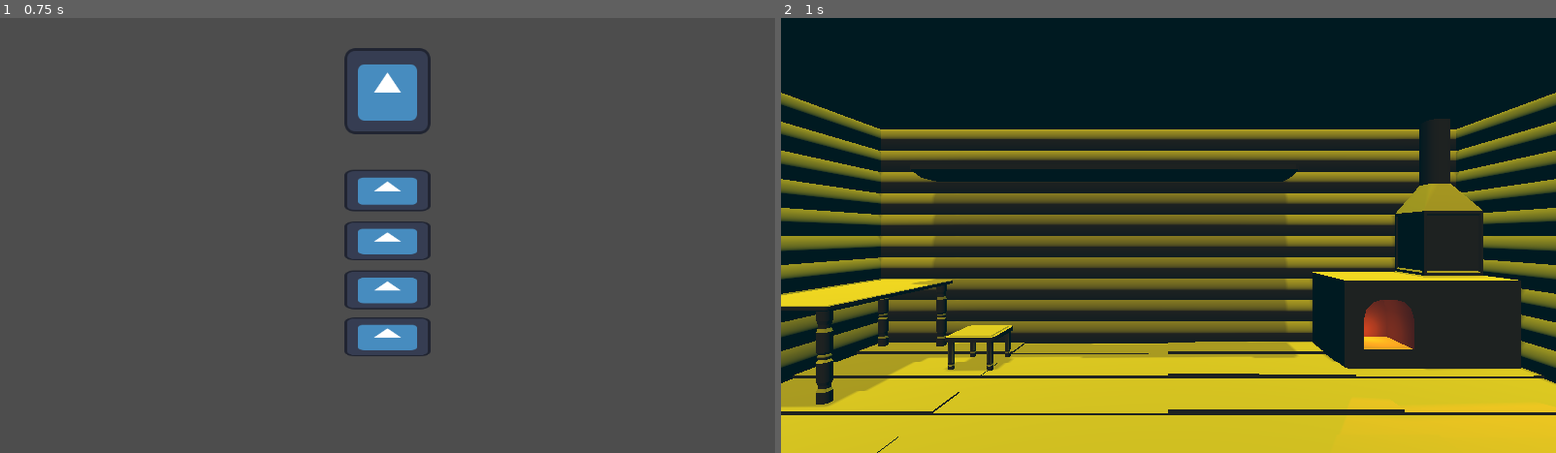
Above: before the commit, frames 1-2 (left to right).
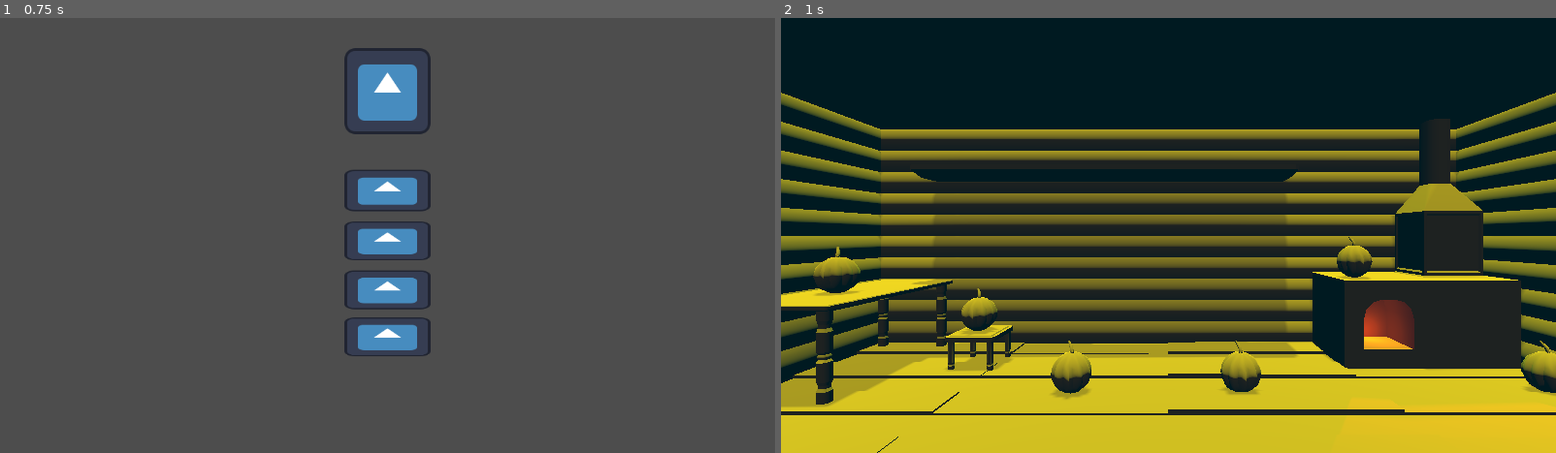
Above: after the commit, the same moments.

Repository: gshadows/natalie-and-1000-devils
Game: Godot game, scene res://main.tscn
The game is run twice, just before and just after one commit, with the same random seed, the same clock (stepped at 60 frames per second) and the same inputs. The engine's default icon, where the game draws it, is replaced by a stand-in: a white triangle on a blue panel in a dark square.
Inputs (mouse positions are in pixels of both pictures, inside the frame that each line leads up to):
- Up to frame 1 (0.75 s): click (387, 192) at 0.5 s
- Up to frame 2 (1 s): no input

Frame 1 is identical in both runs. In frame 2, 2.1% of the frame differs, in the area x 4-100%, y 50-88%.

Commit message:
Add pumpkin script, animation and setup on scene. Fix origins.

Diff:
--- /dev/null
+++ b/game/level.gd
@@ -0,0 +1,15 @@
+extends Node3D
+
+@export var shelf_left: Node3D
+@export var shelf_right: Node3D
+@export var markers: Array[Node3D]
+
+@onready var _pumpkin_scene := preload("res://items/pumpkin.tscn")
+@onready var _pumpkins := $Pumpkins
+
+
+func _ready() -> void:
+	for marker in markers:
+		var p: Node3D = _pumpkin_scene.instantiate()
+		p.global_position = marker.global_position
+		_pumpkins.add_child(p)
--- a/game/level_01.tscn
+++ b/game/level_01.tscn
@@ -1,6 +1,7 @@
-[gd_scene load_steps=7 format=3 uid="uid://cnkus4ajhmk00"]
+[gd_scene load_steps=8 format=3 uid="uid://cnkus4ajhmk00"]
 
 [ext_resource type="PackedScene" uid="uid://cg3p8nmbiam78" path="res://models/room-1.glb" id="1_7rcfw"]
+[ext_resource type="Script" path="res://game/level.gd" id="1_xxclm"]
 [ext_resource type="PackedScene" uid="uid://s0iwctpb8jrw" path="res://models/stove.glb" id="2_gy0k6"]
 [ext_resource type="PackedScene" uid="uid://bwel2dcdja5yt" path="res://models/table.glb" id="3_2h2r5"]
 [ext_resource type="PackedScene" uid="uid://0f7ly3hyiqd" path="res://models/tabouret.glb" id="4_21vo0"]
@@ -11,8 +12,12 @@
 ambient_light_color = Color(0.00784314, 0.101961, 0.129412, 1)
 reflected_light_source = 1
 
-[node name="Level-01" type="Node3D"]
+[node name="Level-01" type="Node3D" node_paths=PackedStringArray("shelf_left", "shelf_right", "markers")]
 transform = Transform3D(1, 0, 0, 0, 1, 0, 0, 0, 1, 0, 0, 0.761632)
+script = ExtResource("1_xxclm")
+shelf_left = NodePath("Markers/JarLeft")
+shelf_right = NodePath("Markers/JarRight")
+markers = [NodePath("Markers/Pump1"), NodePath("Markers/Pump2"), NodePath("Markers/Pump3"), NodePath("Markers/Pump4"), NodePath("Markers/Pump5"), NodePath("Markers/Pump6")]
 
 [node name="Statics" type="Node3D" parent="."]
 metadata/_edit_group_ = true
@@ -83,3 +88,5 @@
 
 [node name="Pump6" type="Marker3D" parent="Markers"]
 transform = Transform3D(1, 0, 0, 0, 1, 0, 0, 0, 1, 0.705706, -0.02127, 0.359028)
+
+[node name="Pumpkins" type="Node" parent="."]
--- /dev/null
+++ b/items/pumpkin.gd
@@ -0,0 +1,57 @@
+extends Node3D
+
+signal finished
+
+@onready var _snd_shake = preload("res://audio/MenuClick-fs-448080.wav")
+@onready var _snd_bite = preload("res://audio/MenuHover-fs-420615.wav")
+
+@onready var _anim = $AnimationPlayer
+@onready var _sfx = $AudioStreamPlayer
+
+var _active := false
+var _period_ms := 0.0
+var _next_bite_time: int
+var _size_left = 3
+
+
+func _play(stream: AudioStream):
+	_sfx.stream = stream
+	_sfx.play()
+
+
+func activate_devil(period_ms: int) -> void:
+	_period_ms = period_ms
+	_play(_snd_shake)
+	_devil_wait()
+	_active = true
+
+
+func _devil_wait() -> void:
+	_next_bite_time = Time.get_ticks_msec() + _period_ms
+	_anim.play("shake")
+
+
+func _process(delta: float) -> void:
+	if not _active: return
+	if Time.get_ticks_msec() <= _next_bite_time: return
+	_do_bite()
+
+
+func _do_bite() -> void:
+	_size_left -= 1
+	_play(_snd_bite)
+	if _size_left <= 0:
+		finished.emit()
+		queue_free()
+		return
+	match _size_left:
+		2:
+			$Pumpkin1.visible = false
+			$Pumpkin23.visible = true
+		1:
+			$Pumpkin23.visible = false
+			$Pumpkin13.visible = true
+		_:
+			$Pumpkin13.visible = false
+	_devil_wait()
+	return
--- /dev/null
+++ b/items/pumpkin.tscn
@@ -0,0 +1,46 @@
+[gd_scene load_steps=7 format=3 uid="uid://d07fw7i4rldnv"]
+
+[ext_resource type="Script" path="res://items/pumpkin.gd" id="1_6t7oy"]
+[ext_resource type="PackedScene" uid="uid://dcqddtfleskpk" path="res://models/pumpkin_1.tscn" id="2_y2g02"]
+[ext_resource type="PackedScene" uid="uid://23rdf2xoboeg" path="res://models/pumpkin_13.tscn" id="3_27ei0"]
+[ext_resource type="PackedScene" uid="uid://7kjvq0pmicno" path="res://models/pumpkin_23.tscn" id="4_i8bgn"]
+
+[sub_resource type="Animation" id="Animation_iww8s"]
+resource_name = "shake"
+length = 0.85
+step = 0.05
+tracks/0/type = "rotation_3d"
+tracks/0/imported = false
+tracks/0/enabled = true
+tracks/0/path = NodePath(".")
+tracks/0/interp = 1
+tracks/0/loop_wrap = true
+tracks/0/keys = PackedFloat32Array(0, 1, 0, 0, 0, 1, 0.1, 1, 0.174, 0, 0, 0.985, 0.3, 1, -0.174, 0, 0, 0.985, 0.4, 1, 0.109, 0, 0, 0.994, 0.5, 1, -0.087, 0, 0, 0.996, 0.55, 1, 0.065, 0, 0, 0.998, 0.65, 1, -0.044, 0, 0, 0.999, 0.7, 1, 0.026, 0, 0, 1, 0.75, 1, -0.017, 0, 0, 1, 0.8, 1, 0.009, 0, 0, 1)
+
+[sub_resource type="AnimationLibrary" id="AnimationLibrary_357li"]
+_data = {
+"shake": SubResource("Animation_iww8s")
+}
+
+[node name="Pumpkin" type="Node3D"]
+transform = Transform3D(1, 0, 0, 0, 0.999838, -0.0179985, 0, 0.0179985, 0.999838, 0, 0, 0)
+script = ExtResource("1_6t7oy")
+
+[node name="Pumpkin1" parent="." instance=ExtResource("2_y2g02")]
+transform = Transform3D(-4.37114e-08, 0, 1, 0, 1, 0, -1, 0, -4.37114e-08, 0, 0, 0)
+
+[node name="Pumpkin13" parent="." instance=ExtResource("3_27ei0")]
+transform = Transform3D(-4.37114e-08, 0, 1, 0, 1, 0, -1, 0, -4.37114e-08, 0, 0, 0)
+visible = false
+
+[node name="Pumpkin23" parent="." instance=ExtResource("4_i8bgn")]
+transform = Transform3D(-4.37114e-08, 0, 1, 0, 1, 0, -1, 0, -4.37114e-08, 0, 0, 0)
+visible = false
+
+[node name="AnimationPlayer" type="AnimationPlayer" parent="."]
+libraries = {
+"": SubResource("AnimationLibrary_357li")
+}
+
+[node name="AudioStreamPlayer" type="AudioStreamPlayer" parent="."]
+bus = &"SFX"
--- /dev/null
+++ b/models/pumpkin_1.tscn
@@ -0,0 +1,5 @@
+[gd_scene load_steps=2 format=3 uid="uid://dcqddtfleskpk"]
+
+[ext_resource type="PackedScene" uid="uid://dswg7y4t231qp" path="res://models/pumpkin1.glb" id="1_xch5b"]
+
+[node name="Pumpkin1" instance=ExtResource("1_xch5b")]
--- /dev/null
+++ b/models/pumpkin_13.tscn
@@ -0,0 +1,5 @@
+[gd_scene load_steps=2 format=3 uid="uid://23rdf2xoboeg"]
+
+[ext_resource type="PackedScene" uid="uid://5ryk22f6xnlw" path="res://models/pumpkin13.glb" id="1_jkaqn"]
+
+[node name="Pumpkin13" instance=ExtResource("1_jkaqn")]
--- /dev/null
+++ b/models/pumpkin_23.tscn
@@ -0,0 +1,5 @@
+[gd_scene load_steps=2 format=3 uid="uid://7kjvq0pmicno"]
+
+[ext_resource type="PackedScene" uid="uid://dmg6njv5lun50" path="res://models/pumpkin23.glb" id="1_yxwcb"]
+
+[node name="Pumpkin23" instance=ExtResource("1_yxwcb")]
Binary file changed: models/pumpkin1.glb
Binary file changed: models/pumpkin13.glb
Binary file changed: models/pumpkin23.glb
Binary file changed: models/stove.glb
